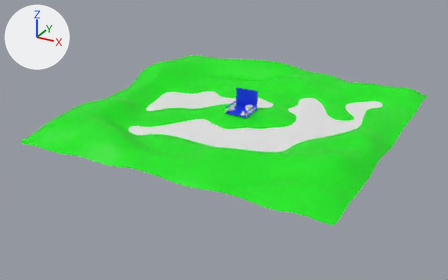
What one commit did to the FBX model Resource/Model/demo.fbx.
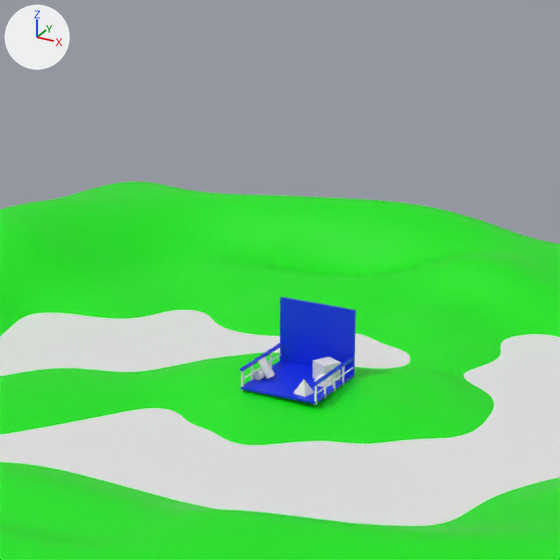
There are two pictures of each version: one whole from a 50 mm lens placed at (0.935, -1.826, 0.787), pointed at (-0.029, -0.073, -0.089), one close up on the part from 35% to 70% of the width and 1% to 58% of the height. The lights are fixed; the arrows at upper left show +X, +Y and +Z. Where no turn or scale is listed for an object, it has been applied to the vertices. Vertices at the same position are counted once.

Script lines for the objects in view, before the commit:
```python
me_plane_001 = bpy.data.meshes.new('Plane.001')
me_plane_001.from_pydata(...)  # 17151 vertices, 17294 faces; spans x -0.536..0.537, y -0.537..0.536, z -0.027..0.068
# faces by material slot: [866, 44, 16384]
me_plane_001.materials.append(mat_metal)  # white #e7e7e7
me_plane_001.materials.append(mat_concrete)  # blue #002ce7
me_plane_001.materials.append(mat_grass)  # green #00e704
ob_plane_001 = bpy.data.objects.new('Plane.001', me_plane_001)
ob_plane_001.location = (0.0, 0.0, 0.0)
```
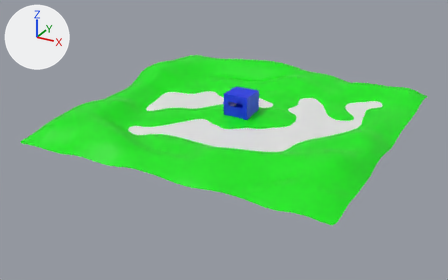
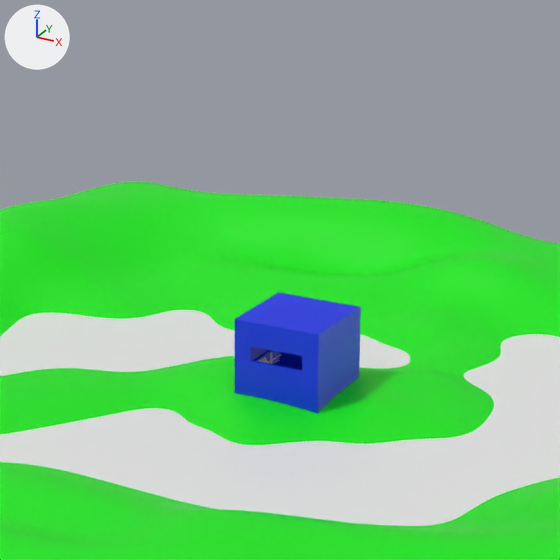
Pixel boxes (x1, y1, x2, y2) of what changed, in the close-ups (560 x 560 px):
part 1 of me_plane_001, added (blue)
    after: (235, 292, 361, 414)

The change in detail:
me_plane_001 is used by ob_plane_001; location (0.0, 0.0, 0.0).
me_plane_001 had 17151 vertices, 17294 faces and spanned x -0.536..0.537, y -0.537..0.536, z -0.027..0.068.
me_plane_001 now has 17175 vertices, 17316 faces and spans x -0.536..0.537, y -0.537..0.536, z -0.027..0.071.
me_plane_001 part 1: a new loose piece of 24 vertices spanning x -0.046..0.046, y -0.046..0.046, z -0.021..0.071, in mat_concrete (blue #002ce7).
